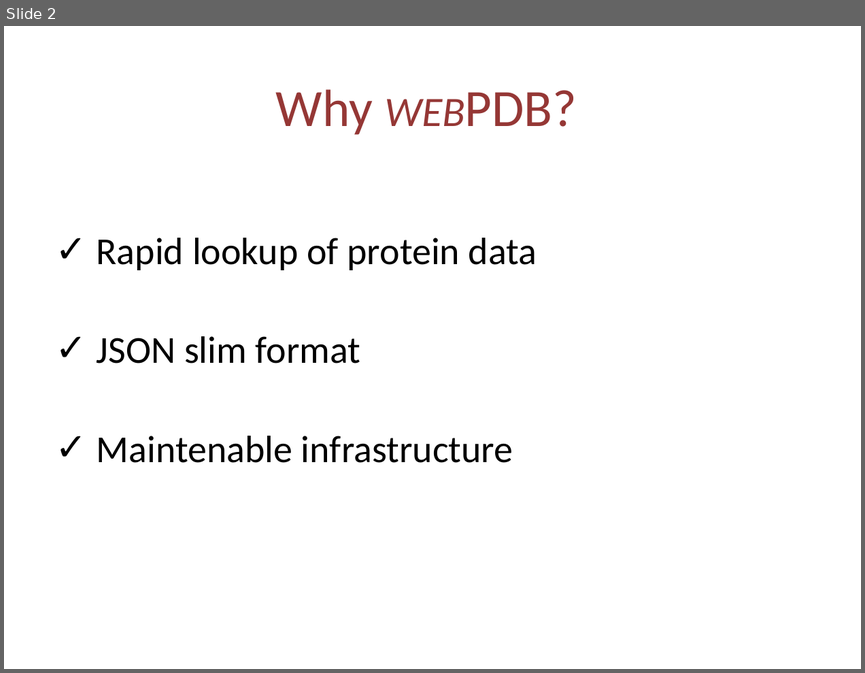
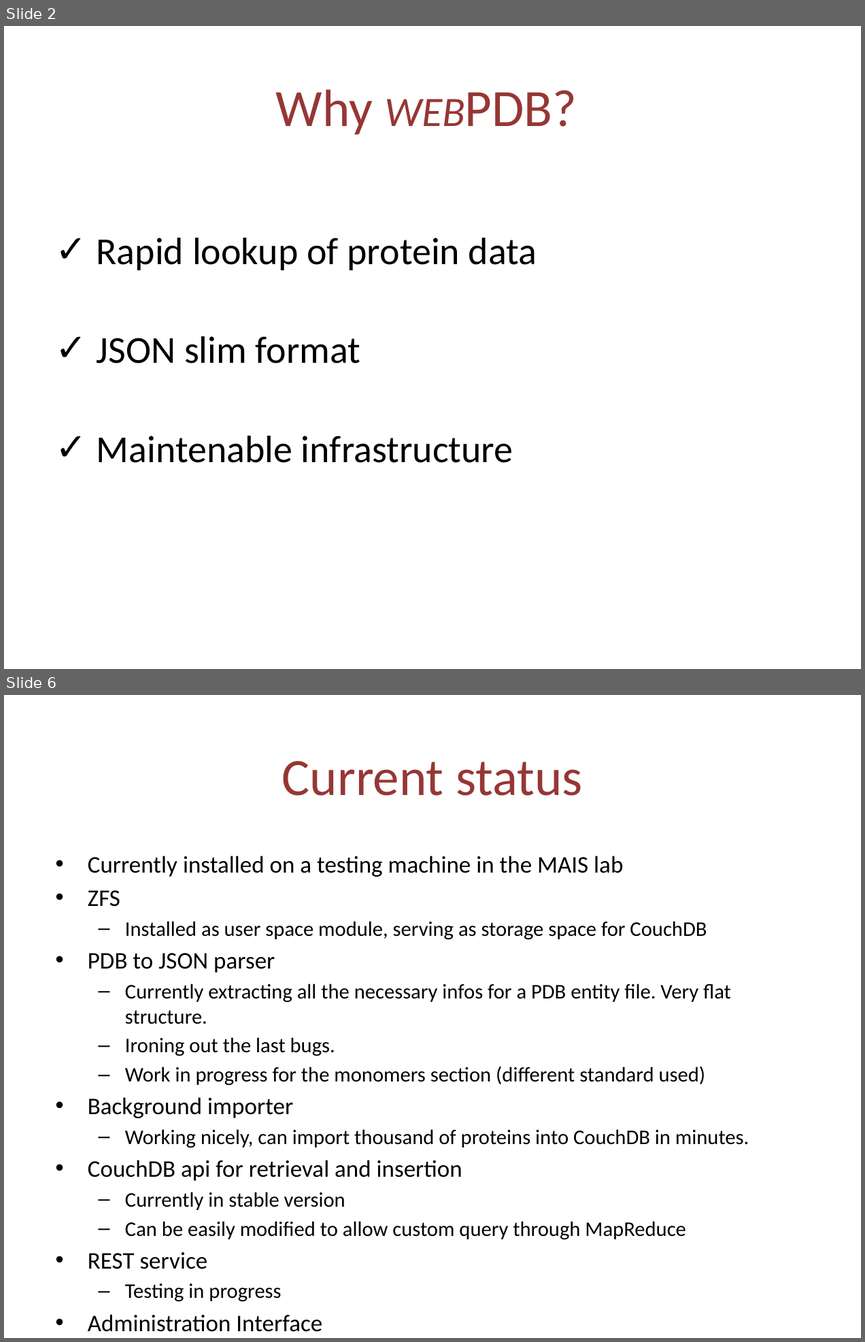
Before and after one commit to cvdlab-projects/webpdb, a slide deck: docs/webPDB.pptx. Shown one above the other, each under a label of ours: slide 2 before the commit, slides 2 and 6 after it; the slides between them are not shown. The pictures are 865x673 and 865x1342 pixels, drawn with LibreOffice and Linux fonts; fonts in the diff are those of the drawing. Boxes give left, top, right and bottom in pixels: in the first picture for what was removed or moved away, otherwise in the second. Text is boxed around its words. In the diff, an @@ line names an element or a change of style, - is before the commit and + after.

```diff
--- a/docs/webPDB.pptx
+++ b/docs/webPDB.pptx
@@ slide 6 added at (x1=4, y1=695, x2=861, y2=1338), background #FFFFFF @@
@@ title added at (x1=282, y1=761, x2=583, y2=796), 44 pt, text #953735 @@
+Current status
@@ text added at (x1=88, y1=855, x2=749, y2=1302), 17.5 pt, text #000000 @@
+• Currently installed on a testing machine in the MAIS lab
+• ZFS
+  – Installed as user space module, serving as storage space for CouchDB
+• PDB to JSON parser
+  – Currently extracting all the necessary infos for a PDB entity file. Very flat structure.
+  – Ironing out the last bugs.
+  – Work in progress for the monomers section (different standard used)
+• Background importer
+  – Working nicely, can import thousand of proteins into CouchDB in minutes.
+• CouchDB api for retrieval and insertion
+  – Currently in stable version
+  – Can be easily modified to allow custom query through MapReduce
+• REST service
+  – Testing in progress
+• Administration Interface
+  – Work in Progress
```
Also in this commit, not shown: 3 slides changed, 2 other slides added.
